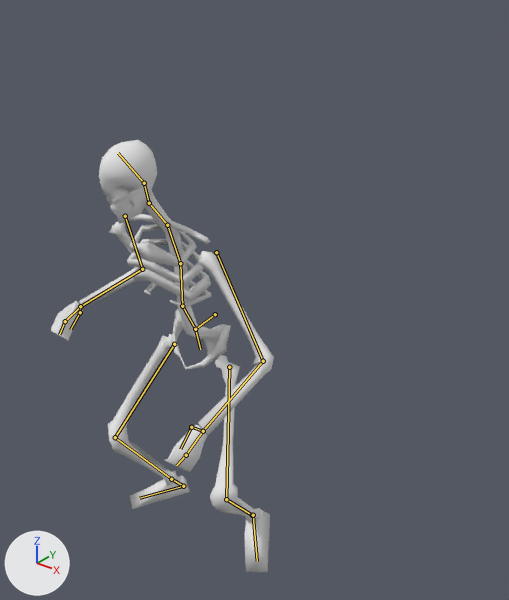
Two versions of the Blender file Assets/Design/Models/Characters/Skeleton.blend, one commit apart.
Before and after are seen from a camera (50 mm lens) standing at (1.34, -1.37, 1.67) and looking at (0.17, 0.09, 0.76). The lights are fixed; the arrows at lower left show +X, +Y and +Z. Both versions are drawn at frame 7 of the action 'Armoured_Death'; the numbers are the values there. The bones that bend it are drawn over the model as lines.

The first picture shows 'Skeleton_Body'.
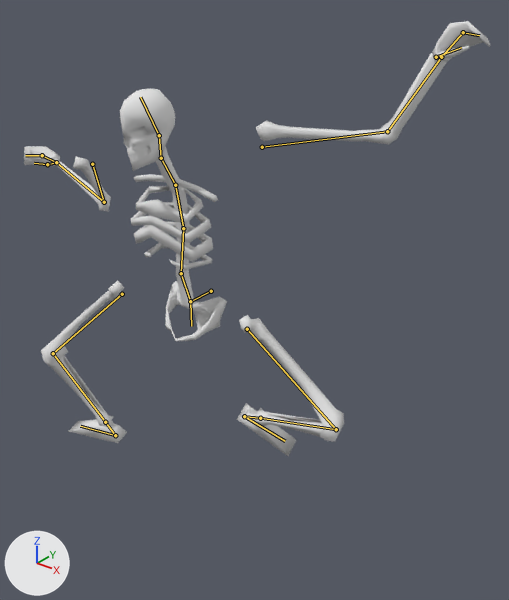
The change in detail:
Bone 'Bone' (bone_bone) moves from (0.022, 0.01, 0.232) to (0.0, 0.001, 0.161).
Bone 'Bone' (bone_bone) turns from (8, 0, 0) to (0, 0, 0) degrees about its own x, y and z.
Bone 'neck_upper' (bone_neck_upper) turns from (3, 0, 0) to (0, 0, 0) degrees about its own x, y and z.
Bone 'skull' (bone_skull) turns from (0, -6, 1) to (0, 0, 0) degrees about its own x, y and z.
Bone 'arm_upper_left' (bone_arm_upper_left) moves from (-0.016, 0.02, 0.01) to (-0.134, -0.146, -0.033).
Bone 'arm_upper_left' (bone_arm_upper_left) turns from (19, 1, 38) to (103, -131, -16) degrees about its own x, y and z.
Bone 'arm_lower_left' (bone_arm_lower_left) turns from (43, 11, -12) to (43, 17, -8) degrees about its own x, y and z.
Bone 'arm_upper_right' (bone_arm_upper_right) moves from (0.014, -0.003, 0.004) to (0.175, -0.008, 0.013).
Bone 'arm_upper_right' (bone_arm_upper_right) turns from (-19, -15, -12) to (-40, 38, -61) degrees about its own x, y and z.
Bone 'pelvis' (bone_pelvis) turns from (-6, 0, 0) to (0, 0, 0) degrees about its own x, y and z.
Bone 'leg_upper_left' (bone_leg_upper_left) moves from (-0.019, -0.012, 0.007) to (-0.102, -0.085, -0.012).
Bone 'leg_upper_left' (bone_leg_upper_left) turns from (47, -33, -2) to (46, -106, 5) degrees about its own x, y and z.
Bone 'leg_lower_left' (bone_leg_lower_left) turns from (-66, 5, 8) to (-101, 27, 15) degrees about its own x, y and z.
Bone 'foot_left' (bone_foot_left) turns from (0, 1, -2) to (0, 0, 0) degrees about its own x, y and z.
Bone 'leg_upper_right' (bone_leg_upper_right) moves from (0.012, -0.009, 0.007) to (0.178, -0.072, 0.028).
Bone 'leg_upper_right' (bone_leg_upper_right) turns from (48, 34, 4) to (48, 68, -1) degrees about its own x, y and z.
Bone 'leg_lower_right' (bone_leg_lower_right) turns from (-61, -7, -7) to (-66, -7, -9) degrees about its own x, y and z.

Pixel boxes [x1, y1, x2, y2] of what changed, in the pictures (509 x 600 px):
'Skeleton_Body', posed (108% wider)
    before: [51, 140, 274, 572]
    after: [24, 21, 490, 456]
bone 'Bone', root to tip
    before: (215, 314) to (195, 329)
    after: (211, 291) to (190, 301)
bone 'neck_upper', root to tip
    before: (149, 203) to (144, 183)
    after: (161, 158) to (159, 135)
bone 'skull', root to tip
    before: (144, 183) to (118, 153)
    after: (159, 135) to (140, 97)
bone 'arm_upper_left', root to tip
    before: (216, 252) to (263, 361)
    after: (262, 147) to (387, 131)
bone 'arm_lower_left', root to tip
    before: (263, 361) to (203, 431)
    after: (387, 131) to (441, 57)
bone 'arm_upper_right', root to tip
    before: (125, 216) to (142, 269)
    after: (92, 164) to (104, 202)
bone 'pelvis', root to tip
    before: (195, 329) to (200, 349)
    after: (190, 301) to (191, 326)
bone 'leg_upper_left', root to tip
    before: (229, 367) to (226, 499)
    after: (247, 329) to (336, 429)
bone 'leg_lower_left', root to tip
    before: (226, 499) to (252, 515)
    after: (336, 429) to (260, 418)
bone 'foot_left', root to tip
    before: (253, 515) to (257, 561)
    after: (244, 416) to (285, 441)
bone 'leg_upper_right', root to tip
    before: (174, 344) to (115, 437)
    after: (122, 294) to (53, 353)
bone 'leg_lower_right', root to tip
    before: (115, 437) to (171, 479)
    after: (53, 353) to (105, 422)
